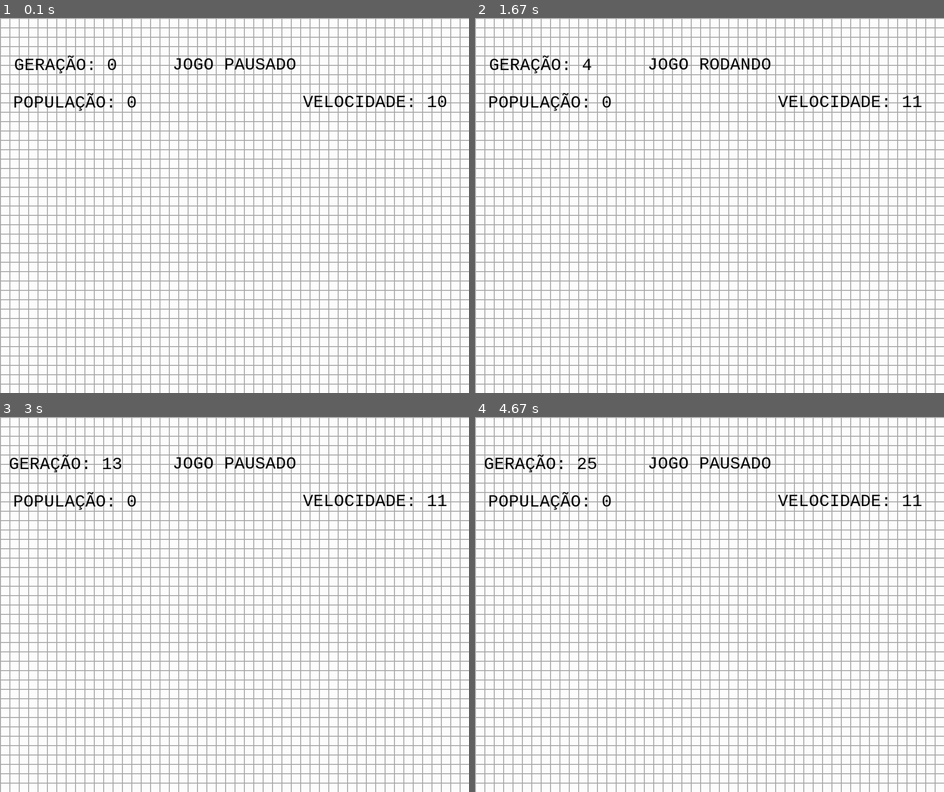
Above: before the commit, frames 1-4 (two rows, left to right).
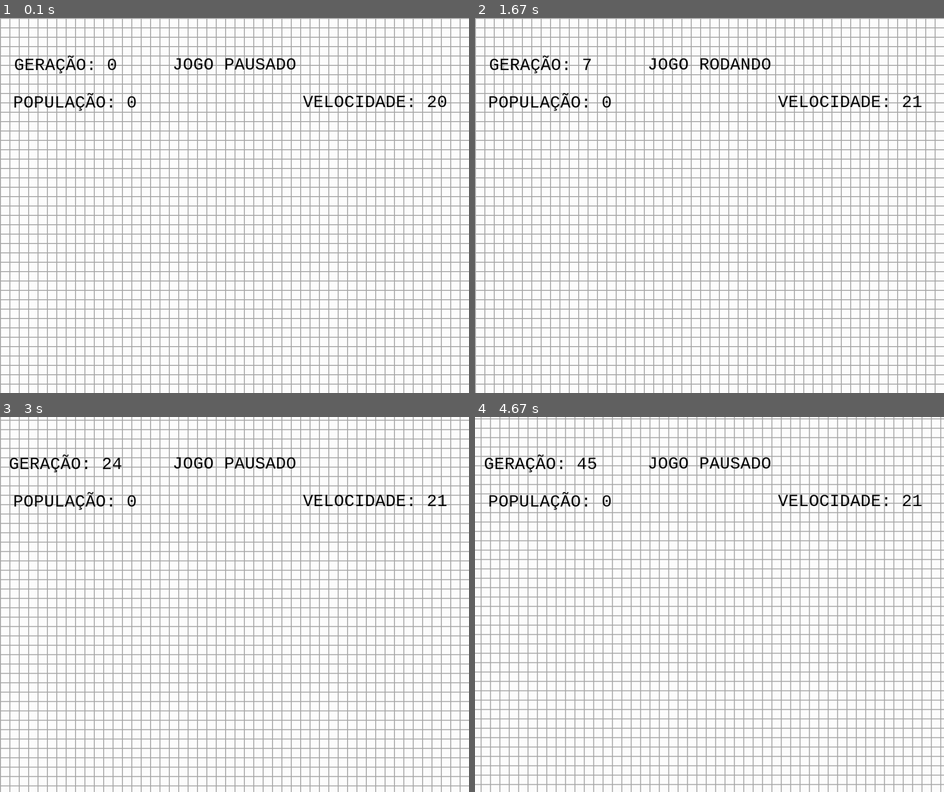
Above: after the commit, the same moments.

Repository: gabrielhdof/pygame-of-life
Game: pygame game, started from main.py
Two runs of this game, one before a commit and one after it. Both use one fixed random seed, a clock stepped at 60 frames per second and the inputs below.
Inputs:
- Up to frame 1 (0.1 s): no input
- Up to frame 2 (1.67 s): hold D 0.33-0.8 s; hold Up 0.83-1.3 s; hold W 0.83-1.3 s; tap Space at 1.33 s
- Up to frame 3 (3 s): hold W 1.67-2.13 s; hold D 2.17-2.63 s; tap Space at 2.23, 2.53, 2.73 s; hold A from 2.67 s (still down)
- Up to frame 4 (4.67 s): tap Space at 3.03, 3.3, 3.63, 3.93, 4.07, 4.47 s; release A at 3.2 s; hold S 3.23-3.53 s; hold A 3.57-3.97 s; hold W 4-4.37 s; hold D from 4.4 s (still down)

The runs differ from the first frame. In frame 1, less than 0.1% of the frame differs, in the area x 91-93%, y 20-24%; in frame 2, less than 0.1%; in frame 3, 20%; in frame 4, 42%, in the area x 0-100%, y 0-100%.

Commit message:
add scrolling

Diff:
--- a/main.py
+++ b/main.py
@@ -12,14 +12,20 @@
         pygame.init()
         pygame.display.set_caption("pygame of life")
 
-        self.WIDTH, self.HEIGTH = 1000, 800
+
+        self.D_W, self.D_H = 1000, 800
+        self.WIDTH, self.HEIGTH = self.D_W * 3, self.D_H * 3
         self.BLOCK_SIZE = 20
         self.FRAME_RATE = 30
-        self.speed = 10
+        self.speed = 20
+        self.grid_speed = 20
 
-        self.display = pygame.display.set_mode((self.WIDTH, self.HEIGTH))
+        self.display = pygame.display.set_mode((self.D_W, self.D_H))
         self.screen = pygame.Surface((self.WIDTH, self.HEIGTH))
-        self.screen_rect = self.screen.get_rect()
+        self.screen_rect = [self.screen.get_rect()[0] - self.D_W, self.screen.get_rect()[1] - self.D_H]
+        self.screen_moved = [-self.D_W, self.D_H]
+        self.screen_y_movement = [False, False]
+        self.screen_x_movement = [False, False]
 
         self.clock = pygame.time.Clock()
 
@@ -48,7 +54,7 @@
         self.grid.draw_grid(self.screen, self.main_color, self.secondary_color)
 
     def on_click(self, mouse_pos):
-        self.grid.click(mouse_pos)
+        self.grid.click((mouse_pos[0] - self.screen_moved[0], mouse_pos[1] + self.screen_moved[1]))
 
     def draw_lines_grid(self):
         x = self.WIDTH // self.BLOCK_SIZE
@@ -66,13 +72,14 @@
         else:
             text1 = "JOGO PAUSADO"
 
-        draw_text(self.screen, text1, self.WIDTH//2, self.BLOCK_SIZE * 4, self.main_color, self.main_font)
-        draw_text(self.screen, f"GERAÇÃO: {self.generation}", self.BLOCK_SIZE * 7, self.BLOCK_SIZE * 4, self.main_color, self.main_font)
-        draw_text(self.screen, f"POPULAÇÃO: {self.grid.alive_cells}", self.BLOCK_SIZE * 8, self.BLOCK_SIZE * 8, self.main_color, self.main_font)
-        draw_text(self.screen, f"VELOCIDADE: {self.speed}", self.WIDTH - self.BLOCK_SIZE * 10, self.BLOCK_SIZE * 8, self.main_color, self.main_font)
+        draw_text(self.display, text1, self.D_W//2, self.BLOCK_SIZE * 4, self.main_color, self.main_font)
+        draw_text(self.display, f"GERAÇÃO: {self.generation}", self.BLOCK_SIZE * 7, self.BLOCK_SIZE * 4, self.main_color, self.main_font)
+        draw_text(self.display, f"POPULAÇÃO: {self.grid.alive_cells}", self.BLOCK_SIZE * 8, self.BLOCK_SIZE * 8, self.main_color, self.main_font)
+        draw_text(self.display, f"VELOCIDADE: {self.speed}", self.D_W - self.BLOCK_SIZE * 10, self.BLOCK_SIZE * 8, self.main_color, self.main_font)
 
 
     def handle_events(self):
+
         for event in pygame.event.get():
             if event.type == pygame.QUIT:
                 pygame.quit()
@@ -89,6 +96,33 @@
                 if event.key == pygame.K_ESCAPE:
                     self.restart_game()
 
+                if event.key == pygame.K_w:
+                    self.screen_y_movement[0] = True
+                if event.key == pygame.K_s:
+                    self.screen_y_movement[1] = True
+                if event.key == pygame.K_a:
+                    self.screen_x_movement[0] = True
+                if event.key == pygame.K_d:
+                    self.screen_x_movement[1] = True
+            elif event.type == pygame.KEYUP:
+                if event.key == pygame.K_w:
+                    self.screen_y_movement[0] = False
+                if event.key == pygame.K_s:
+                    self.screen_y_movement[1] = False
+                if event.key == pygame.K_a:
+                    self.screen_x_movement[0] = False
+                if event.key == pygame.K_d:
+                    self.screen_x_movement[1] = False
+
+    def move_grid(self):
+
+        move_greed_speed = self.grid_speed * (30 / self.FRAME_RATE)
+        if self.screen_y_movement[0] == True or self.screen_y_movement[1] == True:
+            self.screen_moved[1] += (self.screen_y_movement[1] - self.screen_y_movement[0]) * move_greed_speed
+            self.screen_rect[1] -= (self.screen_y_movement[1] - self.screen_y_movement[0]) * move_greed_speed
+        if self.screen_x_movement[0] == True or self.screen_x_movement[1] == True:
+            self.screen_moved[0] -= (self.screen_x_movement[1] - self.screen_x_movement[0]) * move_greed_speed
+            self.screen_rect[0] -= (self.screen_x_movement[1] - self.screen_x_movement[0]) * move_greed_speed
 
     def restart_game(self):
         self.generate_grid()
@@ -106,8 +140,9 @@
         self.bg_music.play(-1)
 
         while True:
-            # self.screen.fill("#FFFFFF")
+            self.display.fill("#FFFFFF")
             self.handle_events()
+            self.move_grid()
 
             if self.generate:
                 self.update_grid()
@@ -117,11 +152,14 @@
 
             self.draw_grid()
             self.draw_lines_grid()
-            self.draw_text()
+
 
             self.display.blit(self.screen, self.screen_rect)
+            self.draw_text()
             pygame.display.update()
             self.clock.tick(self.FRAME_RATE)
 
 
+
+
 Game().run()
Not shown, removed: assets/sounds/bgmusic.mp3
Not shown, removed: assets/sounds/click1.wav
Not shown, removed: assets/sounds/click2.wav
